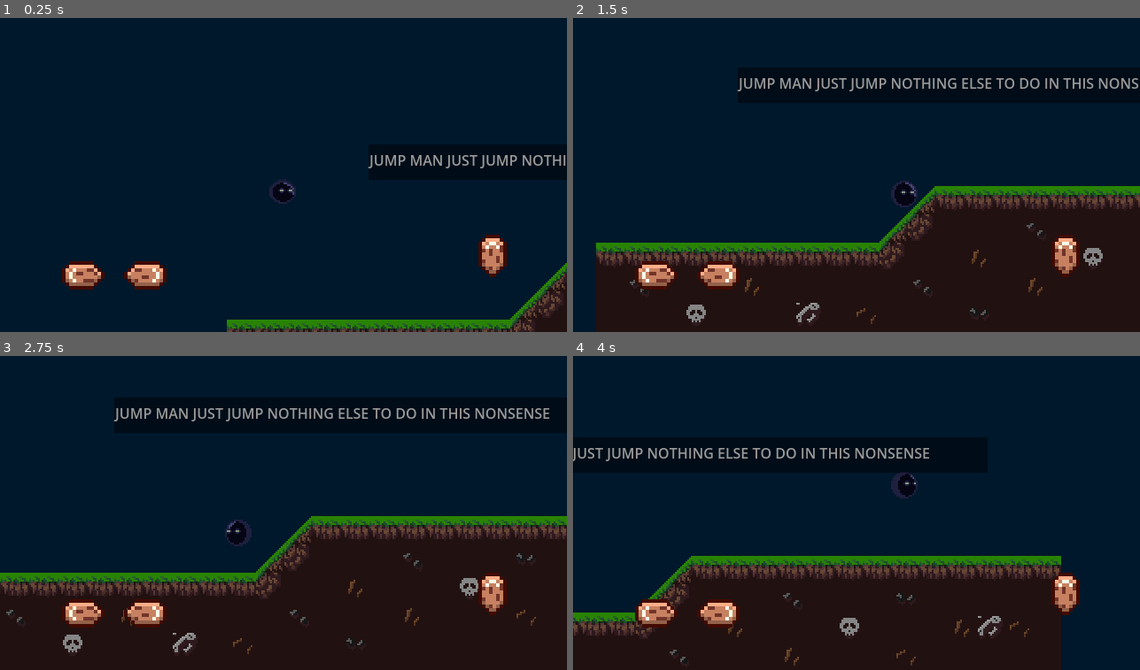
Above: before the commit, frames 1-4 (two rows, left to right).
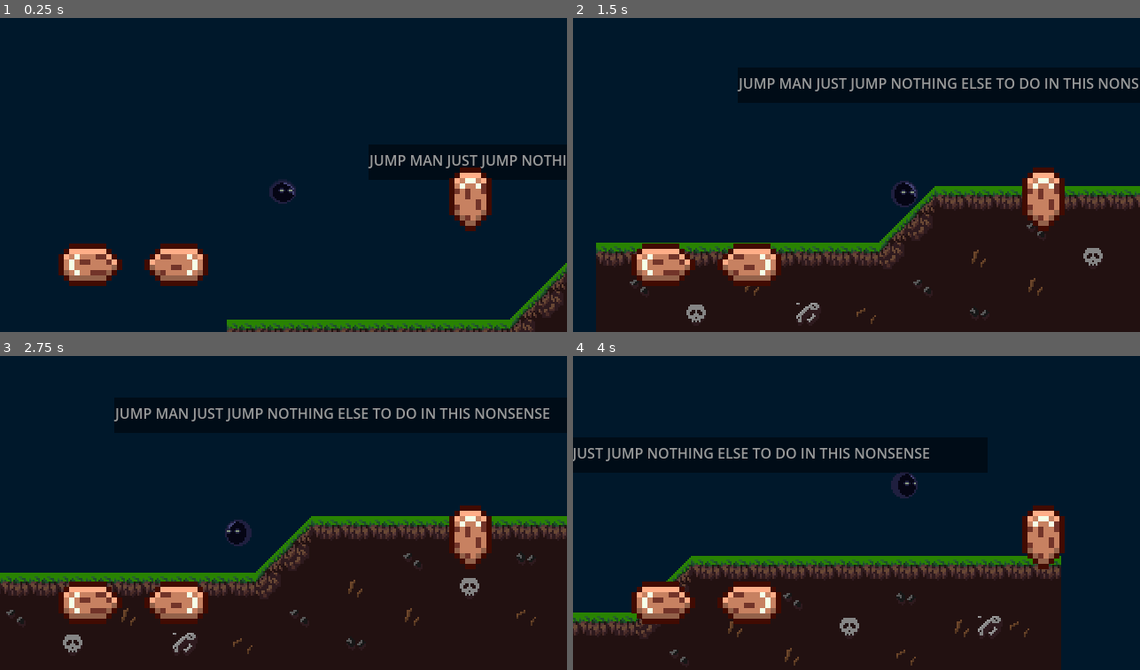
Above: after the commit, the same moments.

Repository: StepTheGlow/Sloppy-Bird
Game: Godot game, scene res://assets/scenes/abandoned_village.tscn
The game is run twice, just before and just after one commit, with the same random seed, the same clock (stepped at 60 frames per second) and the same inputs.
Inputs:
- Up to frame 1 (0.25 s): no input
- Up to frame 2 (1.5 s): tap Enter (ui_accept) at 0.5, 0.77 s; hold Right (ui_right) from 0.53 s (still down)
- Up to frame 3 (2.75 s): tap Enter (ui_accept) at 1.52 s; release Right (ui_right) at 2.03 s; hold Left (ui_left) from 2.03 s (still down)
- Up to frame 4 (4 s): release Left (ui_left) at 2.78 s; hold Right (ui_right) from 2.78 s (still down); tap Enter (ui_accept) at 3.02, 3.77 s

The runs differ from the first frame. In frame 1, 4.6% of the frame differs, in the area x 10-90%, y 47-87%; in frame 2, 4.5%; in frame 3, 4.6%; in frame 4, 4.6%.

Commit message:
Update player.tscn

Diff:
--- a/assets/scenes/player.tscn
+++ b/assets/scenes/player.tscn
@@ -450,7 +450,10 @@
 
 [node name="Control" type="Control" parent="."]
 layout_mode = 3
-anchors_preset = 0
+anchors_preset = 1
+anchor_left = 1.0
+anchor_right = 1.0
+grow_horizontal = 0
 size_flags_horizontal = 4
 size_flags_vertical = 4
 
@@ -459,21 +462,32 @@
 transform = Transform2D(1, 0, 0, 1, 320, 200)
 
 [node name="left" type="TouchScreenButton" parent="Control/CanvasLayer"]
-position = Vector2(-250, 80)
-scale = Vector2(4, 4)
+position = Vector2(-254, 60)
+scale = Vector2(6, 6)
 texture_normal = ExtResource("8_fl3ys")
 action = "ui_left"
 
 [node name="right" type="TouchScreenButton" parent="Control/CanvasLayer"]
-position = Vector2(-180, 80)
-scale = Vector2(4, 4)
+position = Vector2(-157, 60)
+scale = Vector2(6, 6)
 texture_normal = ExtResource("9_dq62x")
 action = "ui_right"
 
-[node name="jump" type="TouchScreenButton" parent="Control/CanvasLayer"]
-position = Vector2(220, 50)
-scale = Vector2(4, 4)
+[node name="TouchScreenButton4" type="TouchScreenButton" parent="Control/CanvasLayer"]
+
+[node name="Container" type="BoxContainer" parent="Control/CanvasLayer"]
+anchors_preset = 3
+anchor_left = 1.0
+anchor_top = 1.0
+anchor_right = 1.0
+anchor_bottom = 1.0
+offset_left = -40.0
+offset_top = -40.0
+grow_horizontal = 0
+grow_vertical = 0
+
+[node name="jump" type="TouchScreenButton" parent="Control/CanvasLayer/Container"]
+position = Vector2(-413, -346)
+scale = Vector2(6, 6)
 texture_normal = ExtResource("10_tdisr")
 action = "ui_accept"
-
-[node name="TouchScreenButton4" type="TouchScreenButton" parent="Control/CanvasLayer"]
